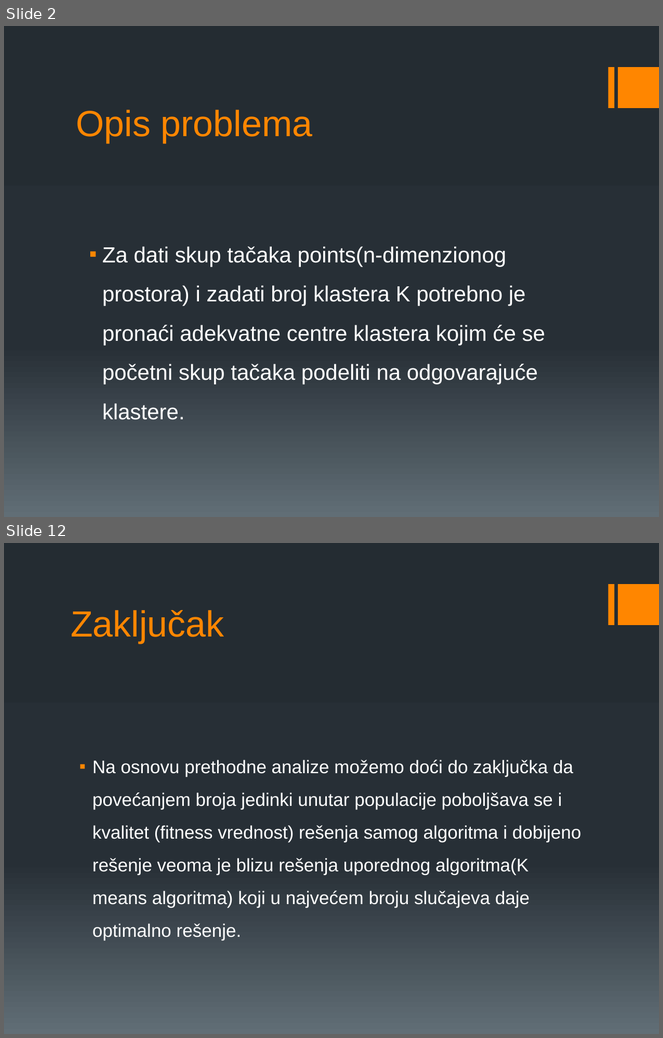
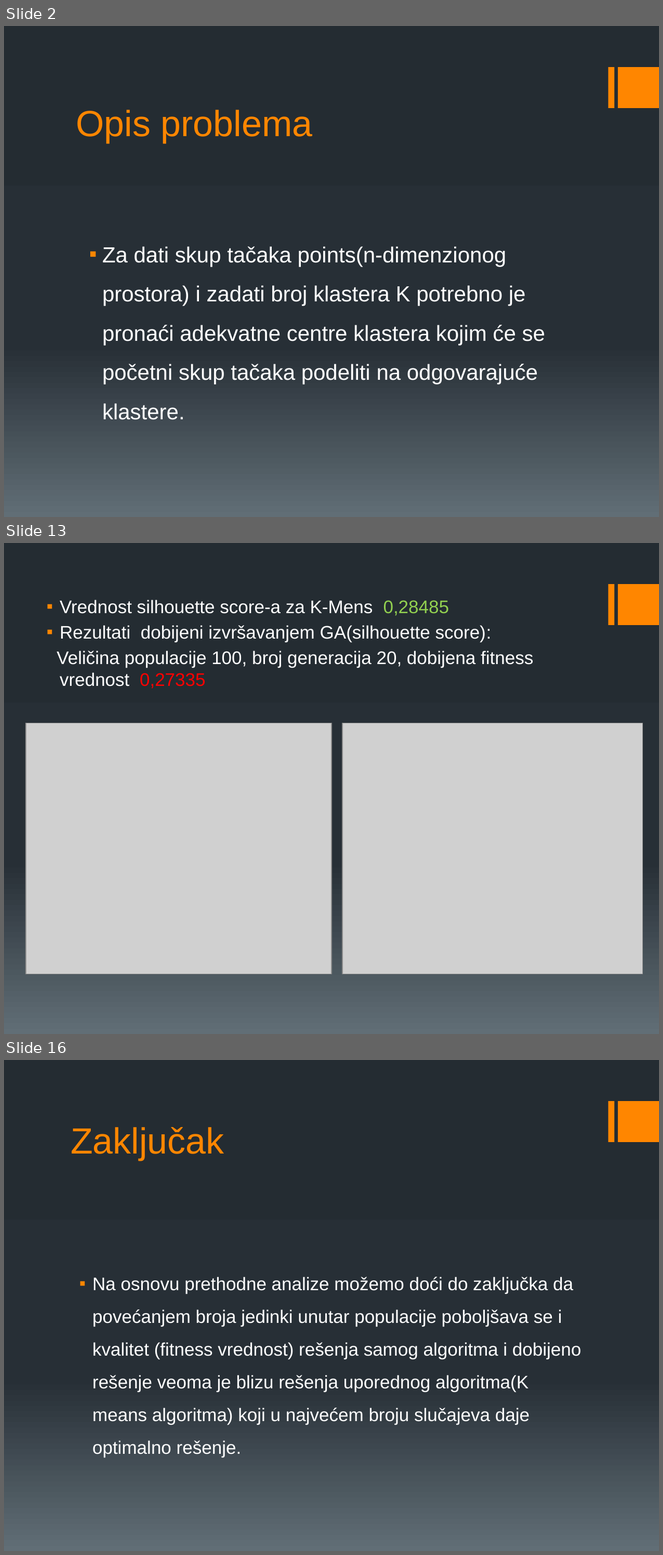
Before and after one commit to erminskrijelj/RI_projekat, a slide deck: Documentations/GA.pptx. Shown one above the other, each under a label of ours: slides 2 and 12 before the commit, slides 2, 13 and 16 after it; the slides between them are not shown. The pictures are 663x1038 and 663x1555 pixels, drawn with LibreOffice and Linux fonts; fonts in the diff are those of the drawing; grey boxes stand for pictures. Boxes give left, top, right and bottom in pixels: in the first picture for what was removed or moved away, otherwise in the second. Text is boxed around its words. In the diff, an @@ line names an element or a change of style, - is before the commit and + after.

```diff
--- a/Documentations/GA.pptx
+++ b/Documentations/GA.pptx
@@ slide 13 added at (x1=4, y1=543, x2=659, y2=1034), background gradient #242C33 to #273037 to #636D76; not listed: 2 template elements that a slide beside it also shows @@
@@ text added at (x1=57, y1=600, x2=533, y2=689), 20 pt, text #FFFFFF @@
+▪ Vrednost silhouette score-a za K-Mens 0,28485
+▪ Rezultati dobijeni izvršavanjem GA(silhouette score):
+Veličina populacije 100, broj generacija 20, dobijena fitness vrednost 0,27335
@@ picture added at (x1=26, y1=723, x2=332, y2=974) @@
@@ picture added at (x1=343, y1=723, x2=643, y2=974) @@
@@ what was slide 12 is now slide 16 @@
```
Also in this commit, not shown: 6 slides changed, 6 other slides added, 3 slides removed, 4 other files.
